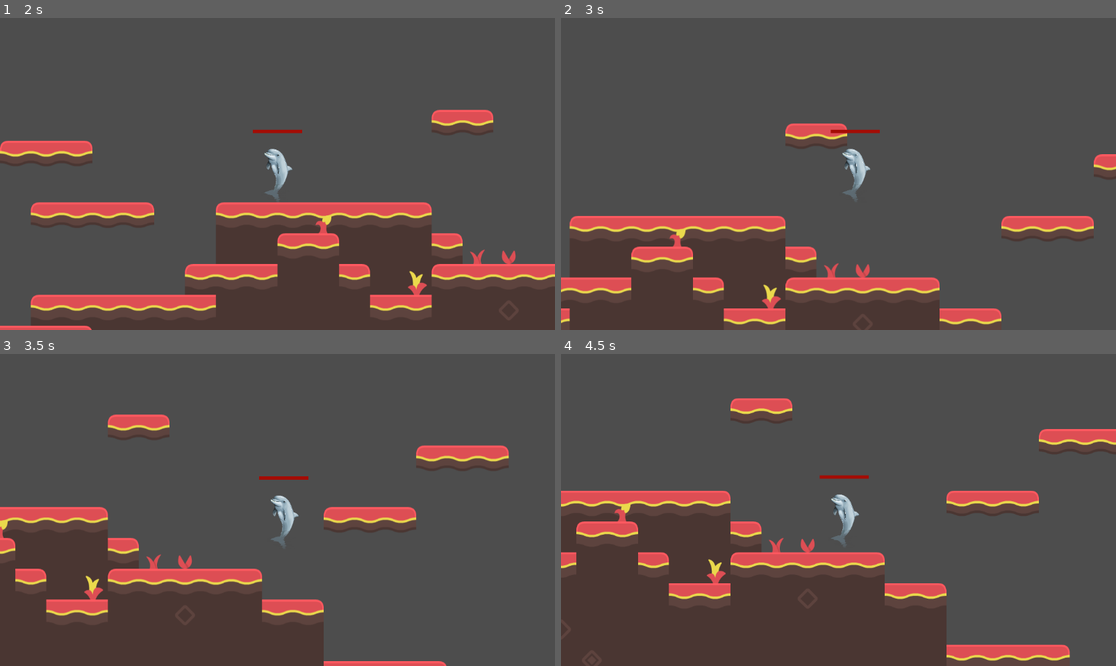
Above: before the commit, frames 1-4 (two rows, left to right).
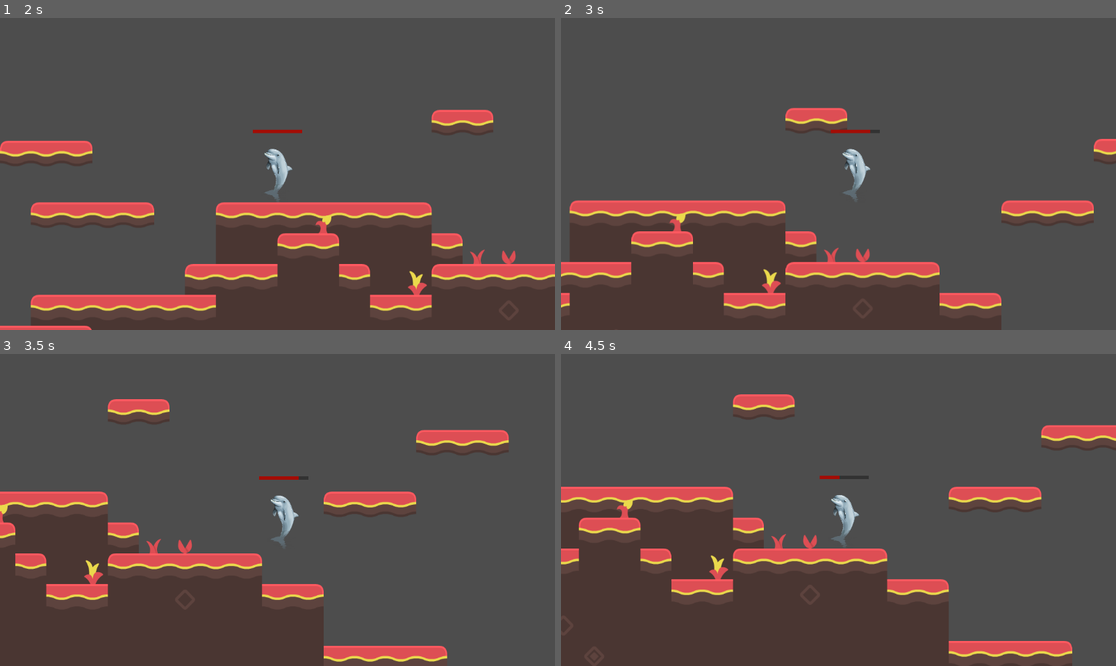
Above: after the commit, the same moments.

Repository: A-vd-E/Eget-spel
Game: Godot game, scene res://scenes/main.tscn
Same seed, same stepped clock (60 frames per second), same inputs: the game is played once before the commit and once after it.
Inputs (mouse positions are in pixels of both pictures, inside the frame that each line leads up to):
- Up to frame 1 (2 s): click (22, 58) at 0.52 s; type "12" at 0.6 s; click "Host" at 1.25 s
- Up to frame 2 (3 s): hold X (attack) 2.03-2.78 s; hold D (right) from 2.03 s (still down); tap Space (jump) at 2.27, 2.57 s; tap C (dash) at 2.3, 2.85 s
- Up to frame 3 (3.5 s): keep holding D (right); tap Space (jump) at 3.02, 3.05, 3.32 s
- Up to frame 4 (4.5 s): release D (right) at 3.53 s; hold A (left) 3.53-4.28 s; hold X (attack) 3.53-4.28 s; tap Space (jump) at 3.6 s; hold D (right) from 4.28 s (still down); tap X (attack) at 4.35 s

Frame 1 is identical in both runs. In frame 2, 15% of the frame differs, in the area x 0-100%, y 28-99%; in frame 3, 14%; in frame 4, 7.7%.

Commit message:
Reworked networking and started combat system

Diff:
--- /dev/null
+++ b/scenes/attack_ability.gd
@@ -0,0 +1,18 @@
+extends Node
+
+const HitboxScene = preload("res://scenes/hitbox.tscn")
+
+var can_attack := true
+
+func attack():
+
+	if can_attack:
+		var hitbox = HitboxScene.instantiate()
+		add_child(hitbox)
+		hitbox.setup(20, 0.2)
+		can_attack = false
+		$attack_again_timer.start()
+
+
+func _on_attack_again_timer_timeout() -> void:
+	can_attack = true
--- a/scenes/character_body_2d.gd
+++ /dev/null
@@ -1,32 +0,0 @@
-extends CharacterBody2D
-
-
-const SPEED = 300.0
-const JUMP_VELOCITY = -400.0
-@export var hitbox_shape: Shape2D
-
-
-func _physics_process(delta: float) -> void:
-	# Add the gravity.
-	if not is_on_floor():
-		velocity += get_gravity() * delta
-
-	# Handle jump.
-	if Input.is_action_just_pressed("jump") and is_on_floor():
-		velocity.y = JUMP_VELOCITY
-
-	# Get the input direction and handle the movement/deceleration.
-	# As good practice, you should replace UI actions with custom gameplay actions.
-	var direction := Input.get_axis("left", "right")
-	if direction:
-		velocity.x = direction * SPEED
-	else:
-		velocity.x = move_toward(velocity.x, 0, SPEED)
-
-	move_and_slide()
-func _input(event: InputEvent) -> void:
-
-
-	if event.is_action_pressed("attack") and not event.is_echo():
-		var hitbox = Hitbox.new(20, 5.0, hitbox_shape)
-		add_child(hitbox)
--- /dev/null
+++ b/scenes/hitbox.tscn
@@ -0,0 +1,12 @@
+[gd_scene format=3 uid="uid://dc7a3k21uhv4r"]
+
+[ext_resource type="Script" uid="uid://bdka8wlnkt7et" path="res://scripts/hitbox.gd" id="1_0vdsg"]
+
+[sub_resource type="CircleShape2D" id="CircleShape2D_x6lip"]
+radius = 1505.2605
+
+[node name="Hitbox" type="Area2D" unique_id=2116740723]
+script = ExtResource("1_0vdsg")
+
+[node name="CollisionShape2D" type="CollisionShape2D" parent="." unique_id=1484465355]
+shape = SubResource("CircleShape2D_x6lip")
--- a/scenes/main.tscn
+++ b/scenes/main.tscn
@@ -1,6 +1,6 @@
 [gd_scene format=3 uid="uid://cllfpkop4xf7d"]
 
-[ext_resource type="Script" uid="uid://b2dcx4ee6ifgm" path="res://scenes/main.gd" id="1_0wfyh"]
+[ext_resource type="Script" uid="uid://b2dcx4ee6ifgm" path="res://scripts/networking/main.gd" id="1_0wfyh"]
 [ext_resource type="PackedScene" uid="uid://dpqj4j2io8od3" path="res://scenes/world1.tscn" id="2_0wfyh"]
 
 [node name="Main" type="Node2D" unique_id=10254011]
@@ -31,11 +31,16 @@
 
 [node name="World1" parent="World" unique_id=1309825274 instance=ExtResource("2_0wfyh")]
 
-[node name="MultiplayerSpawner" type="MultiplayerSpawner" parent="." unique_id=889647496]
+[node name="PlayerSpawner" type="MultiplayerSpawner" parent="." unique_id=889647496]
 _spawnable_scenes = PackedStringArray("uid://bjrksfoia06k5")
 spawn_path = NodePath("../Players")
 
 [node name="Players" type="Node2D" parent="." unique_id=1034175516]
 
+[node name="HitboxSpawner" type="MultiplayerSpawner" parent="." unique_id=1319518443]
+spawn_path = NodePath("../Hitboxes")
+
+[node name="Hitboxes" type="Node2D" parent="." unique_id=778308688]
+
 [connection signal="pressed" from="CanvasLayer/VBoxContainer/HostButton" to="." method="_on_host_button_pressed"]
 [connection signal="pressed" from="CanvasLayer/VBoxContainer/JoinButton" to="." method="_on_join_button_pressed"]
--- a/scenes/player.tscn
+++ b/scenes/player.tscn
@@ -1,11 +1,12 @@
 [gd_scene format=3 uid="uid://bjrksfoia06k5"]
 
 [ext_resource type="Texture2D" uid="uid://cad7ienj21b1j" path="res://assets/images/player/Bertil.png" id="1_3vyb7"]
-[ext_resource type="Script" uid="uid://dsb0rr31kppk0" path="res://scripts/player-movement.gd" id="1_g2els"]
+[ext_resource type="Script" uid="uid://dsb0rr31kppk0" path="res://scripts/player_controller.gd" id="1_g2els"]
 [ext_resource type="Script" uid="uid://bfby10rmowabc" path="res://scripts/networking/input_multiplayer.gd" id="2_tuyoq"]
 [ext_resource type="Script" uid="uid://ckfc668g0exx2" path="res://scripts/health.gd" id="3_dqkch"]
 [ext_resource type="Script" uid="uid://1h33nmi68q4j" path="res://scripts/health_bar.gd" id="4_qlg0r"]
 [ext_resource type="Script" uid="uid://lselprrepmhl" path="res://scripts/hurtbox.gd" id="4_tuyoq"]
+[ext_resource type="Script" uid="uid://ce5bu2572i0ex" path="res://scenes/attack_ability.gd" id="7_fjrip"]
 
 [sub_resource type="CircleShape2D" id="CircleShape2D_qlg0r"]
 radius = 1024.0
@@ -20,10 +21,10 @@
 properties/2/path = NodePath(".:do_jump")
 properties/2/spawn = true
 properties/2/replication_mode = 1
-properties/3/path = NodePath(".:_is_on_floor")
+properties/3/path = NodePath(".:do_dash")
 properties/3/spawn = true
 properties/3/replication_mode = 1
-properties/4/path = NodePath(".:do_dash")
+properties/4/path = NodePath(".:do_attack")
 properties/4/spawn = true
 properties/4/replication_mode = 1
 
@@ -55,6 +56,9 @@
 [node name="InputSynchronizer" type="MultiplayerSynchronizer" parent="." unique_id=1074374701]
 replication_config = SubResource("SceneReplicationConfig_g2els")
 script = ExtResource("2_tuyoq")
+
+[node name="jump_buffer_timer" type="Timer" parent="InputSynchronizer" unique_id=472552049]
+wait_time = 0.1
 
 [node name="Sprite2D" type="Sprite2D" parent="." unique_id=1545070164]
 texture = ExtResource("1_3vyb7")
@@ -98,5 +102,13 @@
 script = ExtResource("4_qlg0r")
 health = NodePath("../Health")
 
+[node name="AttackAbility" type="Node2D" parent="." unique_id=759640053]
+script = ExtResource("7_fjrip")
+
+[node name="attack_again_timer" type="Timer" parent="AttackAbility" unique_id=741379165]
+wait_time = 0.6
+
+[connection signal="timeout" from="InputSynchronizer/jump_buffer_timer" to="InputSynchronizer" method="_on_jump_buffer_timer_timeout"]
 [connection signal="timeout" from="dash_timer" to="." method="_on_dash_timer_timeout"]
 [connection signal="timeout" from="dash_again_timer" to="." method="_on_dash_again_timer_timeout"]
+[connection signal="timeout" from="AttackAbility/attack_again_timer" to="AttackAbility" method="_on_attack_again_timer_timeout"]
--- a/scripts/hitbox.gd
+++ b/scripts/hitbox.gd
@@ -1,35 +1,36 @@
-class_name Hitbox extends Area2D
+class_name Hitbox2
+extends Area2D
 
-var attacker_dmg: int
-var hitbox_lifetime: float
-var shape: Shape2D
+@export var attacker_dmg: int
+@export var hitbox_lifetime: float
 
-func _init(_attacker_dmg: int, _hitbox_lifetime: float, _shape: Shape2D) -> void:
+@onready var collision_shape: CollisionShape2D = $CollisionShape2D
+
+
+func setup(_attacker_dmg: int, _hitbox_lifetime: float) -> void:
 		attacker_dmg = _attacker_dmg
 		hitbox_lifetime = _hitbox_lifetime
-		shape = _shape
+
+		if hitbox_lifetime > 0.0:
+			var timer = get_tree().create_timer(hitbox_lifetime)
+			timer.timeout.connect(queue_free)
+
+
 
 func _ready() -> void:
 	monitorable = false
 	area_entered.connect(_on_area_entered)
 
-	if hitbox_lifetime > 0.0:
-		var  new_timer = Timer.new()
-		add_child(new_timer)
-		new_timer.timeout.connect(queue_free)
-		new_timer.call_deferred("start", hitbox_lifetime)
-	if shape:
-		var collision_shape = CollisionShape2D.new()
-		collision_shape.shape = shape
-		add_child(collision_shape)
-
 	set_collision_layer_value(1, true)
 	set_collision_mask_value(1, true)
 
 func _on_area_entered(area: Area2D) -> void:
+
+	if not multiplayer.is_server():
+		return
+
 	if not area.has_method("receive_hit"):
 		return
 
-	if not area.get_owner().is_multiplayer_authority() == true:
-		area.receive_hit(attacker_dmg)
-		print("HIT:", area, " parent:", area.get_parent().name)
+
+	area.receive_hit(attacker_dmg)
--- a/scripts/networking/input_multiplayer.gd
+++ b/scripts/networking/input_multiplayer.gd
@@ -2,17 +2,24 @@
 
 @onready var player: CharacterBody2D = $".."
 var input_direction: int
-# Called when the node enters the scene tree for the first time.
+
 func _ready() -> void:
+
 	input_direction = Input.get_axis("left", "right")
+
+	# This ensures that only the client (one in control of playable
+	# chatacter) runs the processes, thereby registering input.
+	# Without this we would get double input from both players
+	# in the scene (but like yanky and inconsistent)
 	if get_multiplayer_authority() != multiplayer.get_unique_id():
 		set_process(false)
 		set_physics_process(false)
 
+# input_direction under _physics_process for predictability in movement
 func _physics_process(delta: float) -> void:
 	input_direction = Input.get_axis("left", "right")
 
-# Called every frame. 'delta' is the elapsed time since the previous frame.
+# Rpc calls placed under _process for precision/reduce lag
 func _process(delta: float) -> void:
 	if Input.is_action_just_pressed("jump"):
 		jump.rpc()
@@ -20,14 +27,35 @@
 	if Input.is_action_just_pressed("dash"):
 		dash.rpc()
 
+	if Input.is_action_just_pressed("attack"):
+		attack.rpc()
+
+# RPC:s allow the clients to communicate input to the server
+# call_local as argument so the host (both client and server) can
+# talk to the itself (client part to server part). If I've understood
+# correctly
 @rpc("call_local")
 func jump():
 	if multiplayer.is_server():
 		player.do_jump = true
 
+		# without a timer, the jump is "stored" if you jump mid-air.
+		# Now it only stores for a short time (right before hitting the ground)
+		$jump_buffer_timer.start()
+
 @rpc("call_local")
 func dash():
-	print("first")
+
 	if multiplayer.is_server():
 		player.do_dash = true
-		print("second")
+
+
+@rpc("call_local")
+func attack():
+	if multiplayer.is_server():
+		player.do_attack = true
+
+# To avoid "storing" a jump if jump button pressed mid-air
+func _on_jump_buffer_timer_timeout() -> void:
+	if multiplayer.is_server():
+		player.do_jump = false
--- a/scenes/main.gd
+++ b/scripts/networking/main.gd
@@ -1,6 +1,6 @@
 extends Node2D
 
-
+# Moved all the button logic here to separate from networking.
 func _on_host_button_pressed() -> void:
 	print("Host button pressed")
 	toggle_ui(false)
@@ -14,6 +14,6 @@
 	toggle_ui(false)
 	Network._join_as_non_host_client(ip_input.text)
 
-## Makes the UI visible/invisible
+
 func toggle_ui(show: bool):
 	$CanvasLayer.visible = show
--- a/scripts/networking/network.gd
+++ b/scripts/networking/network.gd
@@ -19,7 +19,7 @@
 
 
 func _ready():
-	# Moved this to become_host/server so it server is in charge of player connections
+	# Moved this to become_host so the server is in charge of player connections
 	#multiplayer.peer_disconnected.connect(remove_player)
 	#multiplayer.server_disconnected.connect(_on_server_disconnected)
 	pass
@@ -35,7 +35,7 @@
 
 	multiplayer.peer_connected.connect(_add_player)
 	multiplayer.peer_disconnected.connect(remove_player)
-	#multiplayer.server_disconnected.connect(_on_server_disconnected)
+	multiplayer.server_disconnected.connect(_on_server_disconnected)
 
 
 	_add_player(multiplayer.get_unique_id())
@@ -69,24 +69,21 @@
 func _add_player(id):
 	print("Player %s joined the game" % id)
 
+
 	var player = player_scene.instantiate()
+	# This player_id could probably be replaced. But tutorial did
+	# it this way and it works, so won't change it right now
 	player.player_id = id
 	player.name = str(id)
 	_player_spawn_node.add_child(player)
-	#player.set_multiplayer_authority(id)
 
-	#
-#@rpc("authority", "call_local", "reliable")
-#func request_players():
-	#for id in multiplayer.get_peers():
-		#add_player(id)
-		#
+
+
 func remove_player(id):
 	print("Player %s disconnected" % id)
 	var player = _player_spawn_node.get_node_or_null(str(id))
 	if player:
 		player.queue_free()
 
-#func _on_server_disconnected():
-	#get_tree().reload_current_scene()
-	#
+func _on_server_disconnected():
+	get_tree().reload_current_scene()
--- a/scripts/player-movement.gd
+++ b/scripts/player_controller.gd
@@ -1,76 +1,85 @@
 extends CharacterBody2D
-
 
 const SPEED := 300.0
 const JUMP_VELOCITY := -700.0
+const DASH_SPEED := 900.0
 
-const DASH_SPEED := 900.0
-var dashing := false
-var can_dash := true
+@onready var attack_ability: Node = $AttackAbility
+@onready var input_synchronizer = $InputSynchronizer
+#@export var sync_position: Vector2   Will still be used for lerp?
+#@export var lerp_weight := 0.75      Will still be used for lerp?
+@export var hitbox_shape: Shape2D
 
-@onready var input_synchronizer = $InputSynchronizer
-#@export var sync_position: Vector2
-@export var lerp_weight := 0.75
-@export var hitbox_shape: Shape2D
+# This player_id could probably be replaced. But tutorial did
+# it this way and it works, so won't change it right now
 @export var player_id := 1:
 	set(id):
 		player_id = id
+		# Changed so client only has authority over input, instead of all movement
 		$InputSynchronizer.set_multiplayer_authority(id)
 
 
 var direction: int
-var do_jump := false
-var do_dash := false
-var _is_on_floor := true
+var do_jump := false # Tells player to jump, updated in InputSynchronizer
+var do_dash := false # Tells player to dash, updated in InputSynchronizer
+var do_attack := false # Tells player to attack updated in InputSynchronizer
+var dashing := false # To check if currently dashing
+var can_dash := true # Determines if you can dash, tied to timer
 
+
+# Changed so client only has authority over input, instead of all movement
 #func _enter_tree():
-		#set_multiplayer_authority(name.to_int())
+		#set_multiplayer_authority(name.to_int()) Should be removed
 
 func _ready():
 
-	#if is_multiplayer_authority():
-		#$Camera2D.enabled = true
-	#else:
-		#$Camera2D.enabled = false
+ 	# Only the client player has a camera enabled, so always
+	# follows the playable characther
+	if multiplayer.get_unique_id() == player_id:
+		$Camera2D.enabled = true
+	else:
+		$Camera2D.enabled = false
 	pass
+
+# Haven't understood lerp yet so wont touch, but will probably
+# need to be reworked to acommodate new logic
 #func _process(_delta: float):
 	#if is_multiplayer_authority():
 		#sync_position = global_position
 	#else:
 		#global_position = global_position.lerp(sync_position, lerp_weight)
 
+# Moved most things to _apply_movement_from_input
 func _physics_process(delta: float) -> void:
 	if multiplayer.is_server():
 		_apply_movement_from_input(delta)
 
-func _input(event: InputEvent) -> void:
+		if do_attack:
+			attack_ability.attack()
+			do_attack = false
 
 
-
-	if event.is_action_pressed("attack") and not event.is_echo():
-		var hitbox = Hitbox.new(20, 5.0, hitbox_shape)
-		add_child(hitbox)
 
 ## Manages basic movement, namely jumping and walking.
 func _apply_movement_from_input(delta):
 
+	# Handles gravity
 	if not is_on_floor() and not dashing:
 		velocity += get_gravity() * delta
-	# Handle jump.
+
+	# Handles jump.
 	if do_jump and is_on_floor() and not dashing:
 		velocity.y = JUMP_VELOCITY
 		do_jump = false
 
+	# Handles dashing
 	if do_dash and can_dash:
-		print("third")
 		dash()
-
 		do_dash = false
 
 
-	# Get the input direction and handle the movement/deceleration.
+	# Handles regular left/right movement based on input direction
 	direction = input_synchronizer.input_direction
-
 	if not dashing:
 		if direction:
 			velocity.x = direction * SPEED
@@ -78,11 +87,13 @@
 			velocity.x = move_toward(velocity.x, 0, SPEED)
 
 	move_and_slide()
+
+
 # CURRENT BUG!!!
 ## The player dashes forward in a straight line, dash is
 ## then placed on cooldown.
 func dash():
-	print("fourth")
+
 	var dash_direction: int = input_synchronizer.input_direction
 	dashing = true
 	can_dash = false
@@ -91,7 +102,7 @@
 	# Dash cooldown
 	$dash_again_timer.start()
 	velocity.x =  dash_direction * DASH_SPEED
-	print("fourth")
+
 	velocity.y = 0
 
 
Not shown, added: scenes/attack_ability.gd.uid
Not shown, removed: scenes/character_body_2d.gd.uid
Not shown, changed: scripts/hitbox.gd.uid
Renamed: scenes/main.gd.uid -> scripts/networking/main.gd.uid
Renamed: scripts/player-movement.gd.uid -> scripts/player_controller.gd.uid
